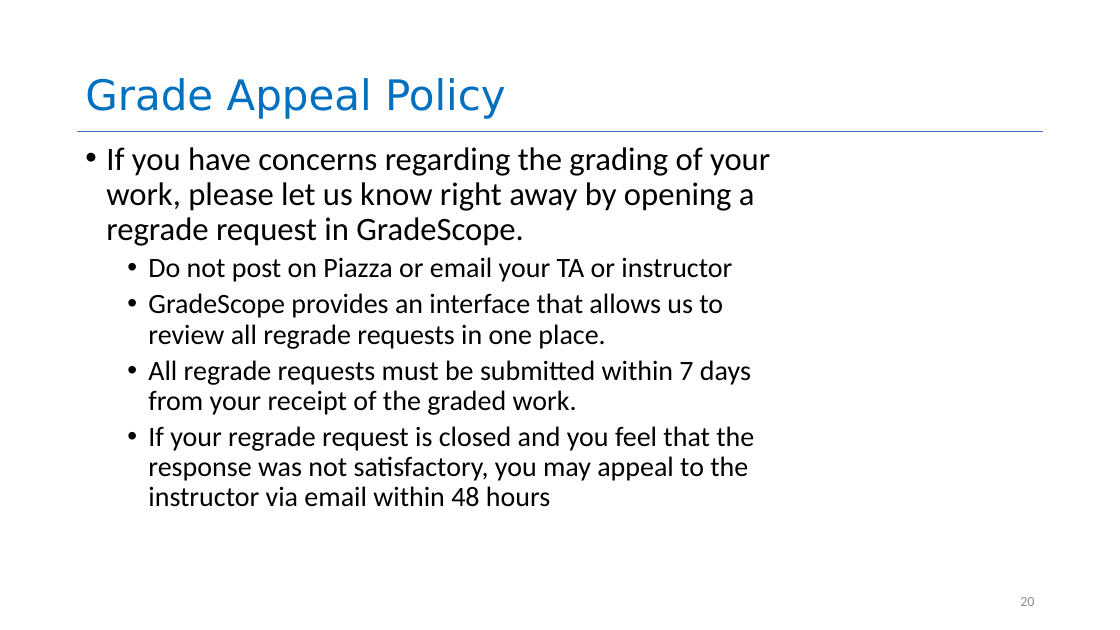
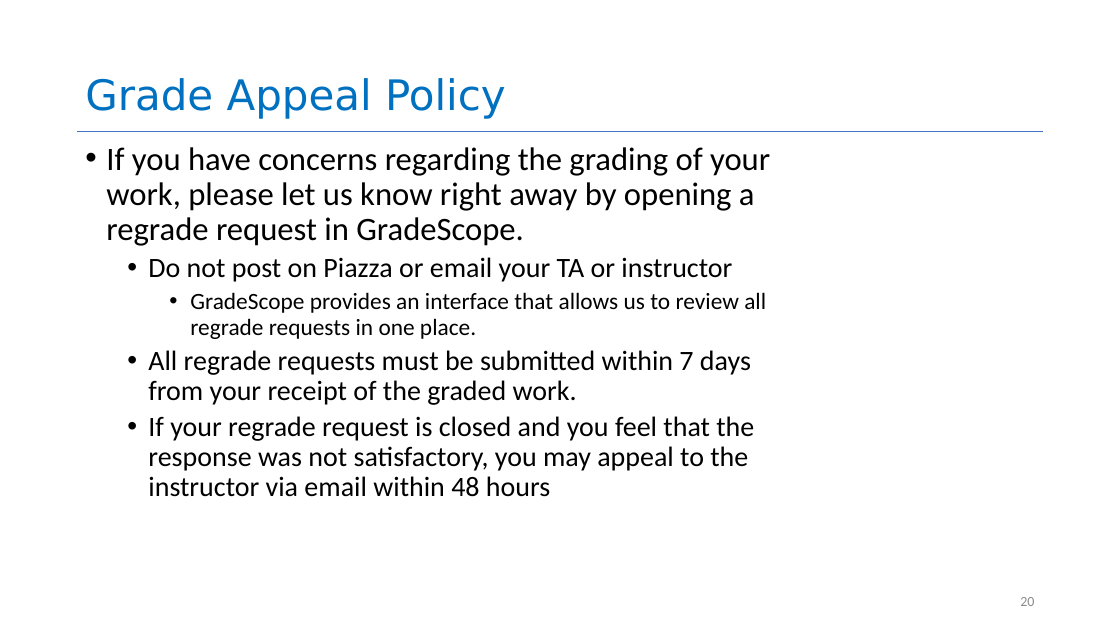
Before and after one commit to neu-se/CS4530-CS5500-Spring-2021, a slide deck: slide 20 of Slides/Lesson 1.1 Course Introduction.pptx. Drawn at 1120x630 pixels with LibreOffice and Linux fonts; fonts in the diff are those of the drawing. Boxes give left, top, right and bottom in pixels: in the first picture for what was removed or moved away, otherwise in the second. Text is boxed around its words. In the diff, an @@ line names an element or a change of style, - is before the commit and + after.

```diff
--- a/Slides/Lesson 1.1 Course Introduction.pptx
+++ b/Slides/Lesson 1.1 Course Introduction.pptx
@@ text at (190, 292, 766, 339): size 24 to 20 pt in "GradeScope provides an interface that allows us ..."; list level 2 to 3 in "GradeScope provides an interface that ..." @@
```
Also in this commit, not shown: 8 other slides changed, 1 slide added.
